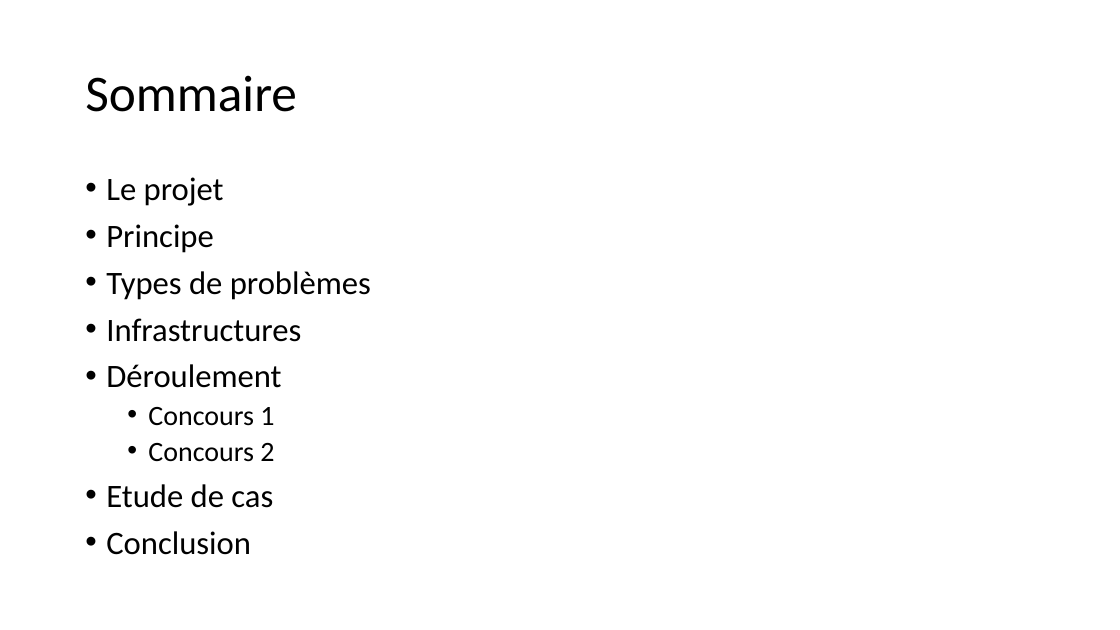
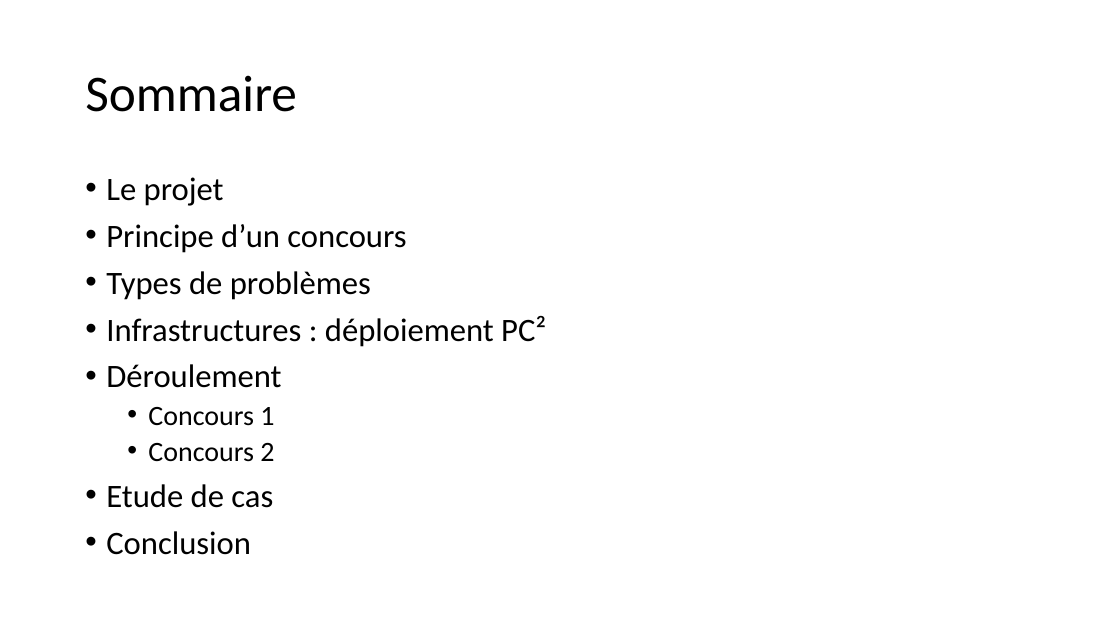
Before and after one commit to GRnice/ConcoursJuin, a slide deck: slide 2 of rapport/presentation.pptx. Drawn at 1120x630 pixels with LibreOffice and Linux fonts; fonts in the diff are those of the drawing. Boxes give left, top, right and bottom in pixels: in the first picture for what was removed or moved away, otherwise in the second. Text is boxed around its words. In the diff, an @@ line names an element or a change of style, - is before the commit and + after.

```diff
--- a/rapport/presentation.pptx
+++ b/rapport/presentation.pptx
@@ text at [106,224,406,253]: text changed @@
-• Principe
+• Principe d’un concours
@@ text at [106,316,546,347]: text changed @@
-• Infrastructures
+• Infrastructures : déploiement PC²
```
Also in this commit, not shown: 9 other slides changed, 3 slides added, 2 slides removed.
